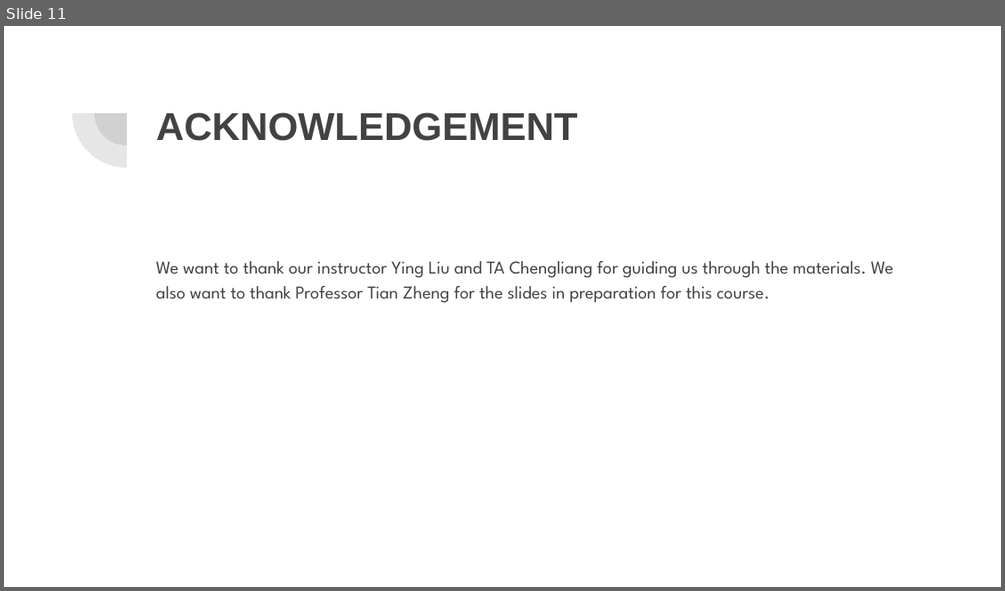
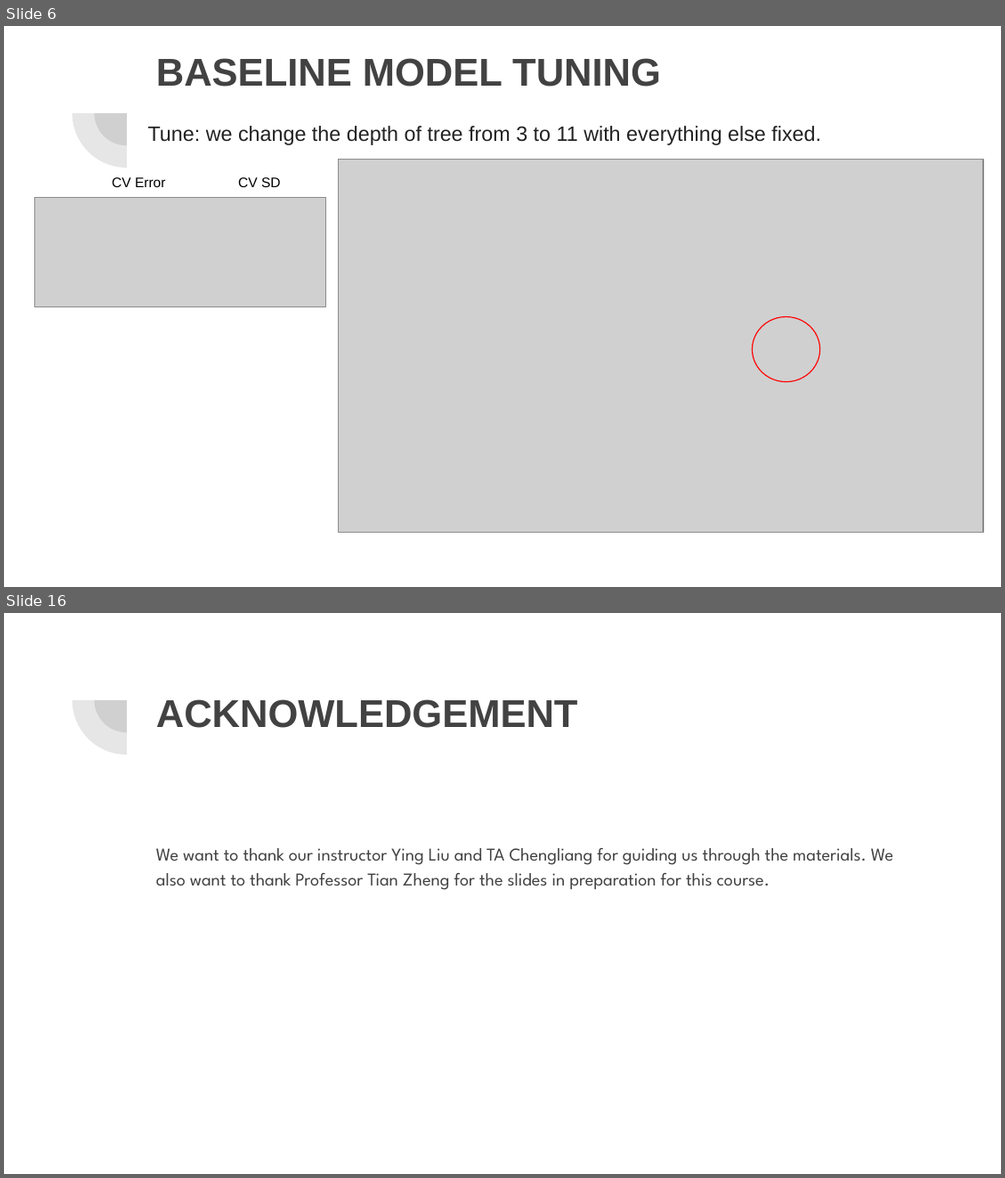
Before and after one commit to yiqiao-yin/Fall2018-Proj3-Sec1-grp4, a slide deck: doc/Presentation.pptx. Shown one above the other, each under a label of ours: slide 11 before the commit, slides 6 and 16 after it; the slides between them are not shown. The pictures are 1005x591 and 1005x1178 pixels, drawn with LibreOffice and Linux fonts; fonts in the diff are those of the drawing; grey boxes stand for pictures; background and template pictures are left out. Boxes give left, top, right and bottom in pixels: in the first picture for what was removed or moved away, otherwise in the second. Text is boxed around its words. In the diff, an @@ line names an element or a change of style, - is before the commit and + after.

```diff
--- a/doc/Presentation.pptx
+++ b/doc/Presentation.pptx
@@ slide 6 added at (x1=4, y1=26, x2=1001, y2=587), background #FFFFFF; not listed: 2 template elements that a slide beside it also shows @@
@@ title added at (x1=156, y1=58, x2=661, y2=87), 28 pt, text #424242, bold @@
+BASELINE MODEL TUNING
@@ text added at (x1=148, y1=126, x2=821, y2=145), 15 pt, text #222222 @@
+Tune: we change the depth of tree from 3 to 11 with everything else fixed.
@@ text added at (x1=112, y1=177, x2=281, y2=187), 10 pt, text #000000 @@
+CV Error CV SD
@@ picture added at (x1=339, y1=160, x2=984, y2=532) @@
@@ picture added at (x1=34, y1=198, x2=325, y2=306) @@
@@ ellipse added at (x1=752, y1=317, x2=819, y2=382), outline #FF0000 0.75 pt @@
@@ what was slide 11 is now slide 16 @@
```
Also in this commit, not shown: 3 slides changed, 9 other slides added, 5 slides removed.
